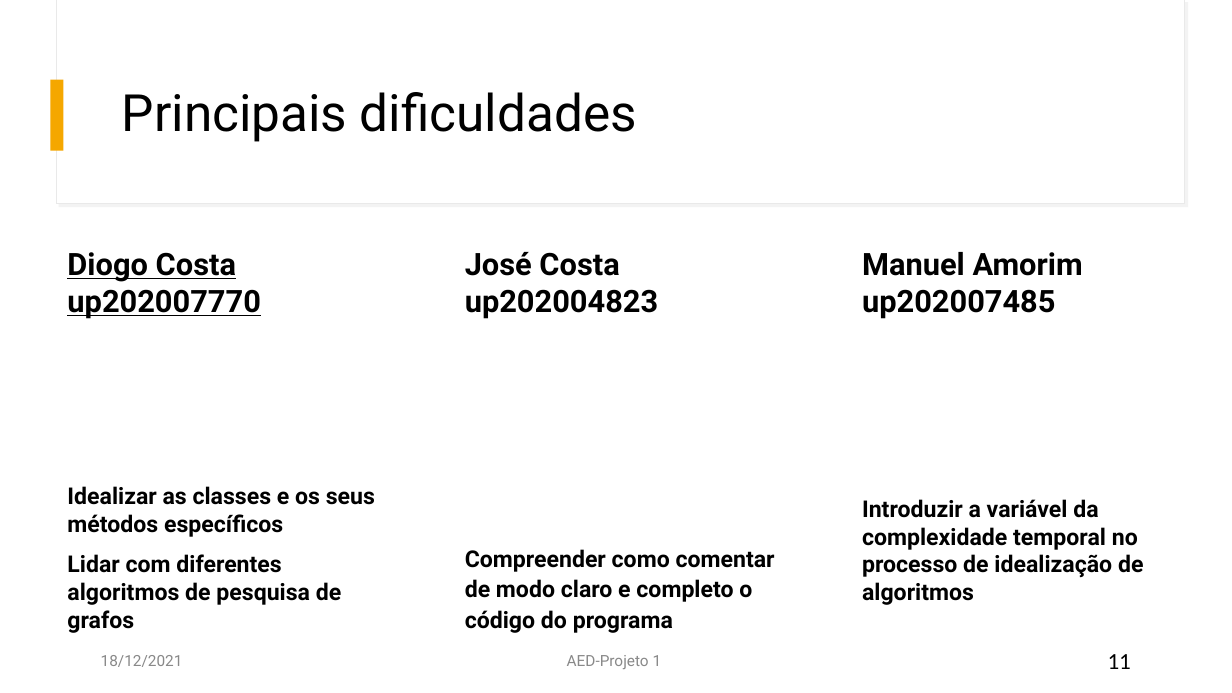
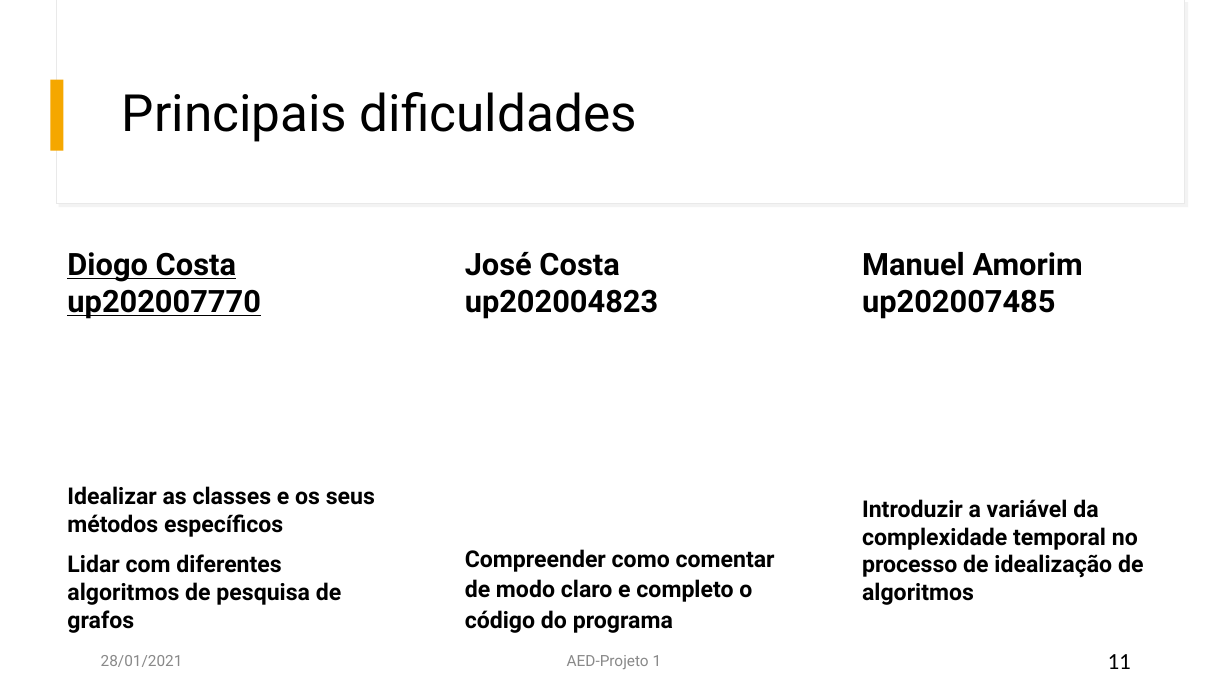
Before and after one commit to diogocosta876/AED-TransportesPublicosPorto, a slide deck: slide 11 of AED - STCP G10.pptx. Drawn at 1232x693 pixels with LibreOffice and Linux fonts; fonts in the diff are those of the drawing. Boxes give left, top, right and bottom in pixels: in the first picture for what was removed or moved away, otherwise in the second. Text is boxed around its words. In the diff, an @@ line names an element or a change of style, - is before the commit and + after.

```diff
--- a/AED - STCP G10.pptx
+++ b/AED - STCP G10.pptx
@@ text at [101, 655, 183, 667]: text changed @@
-18/12/2021
+28/01/2021
```
Also in this commit, not shown: 8 other slides changed, 2 other files.
